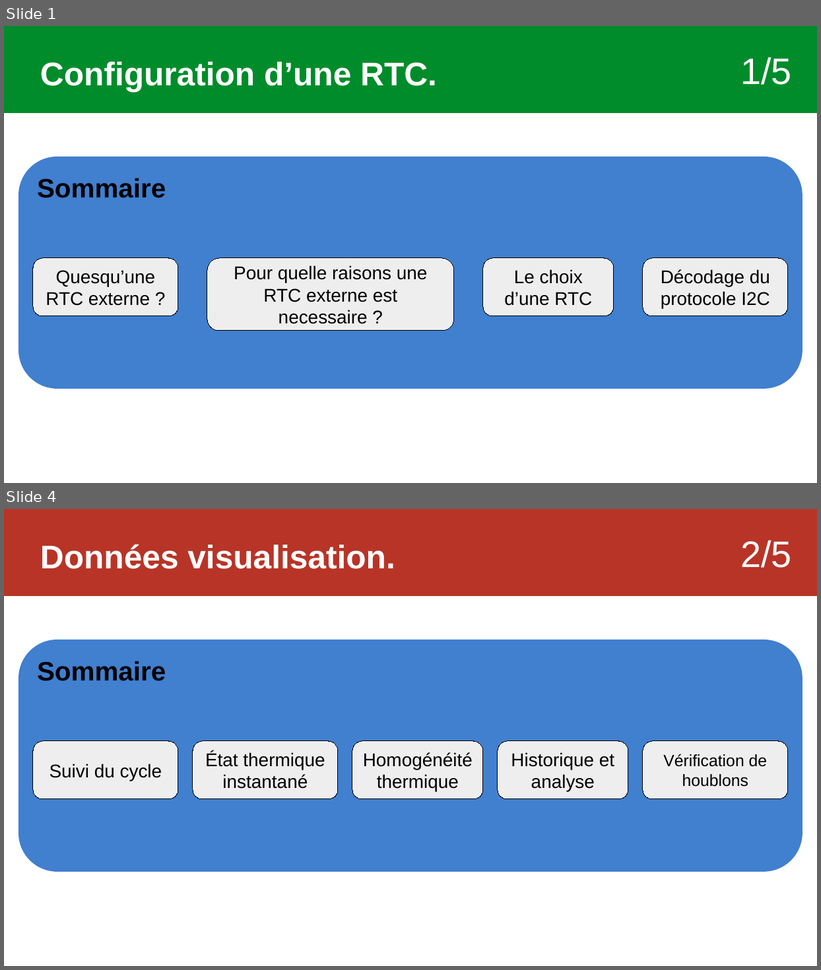
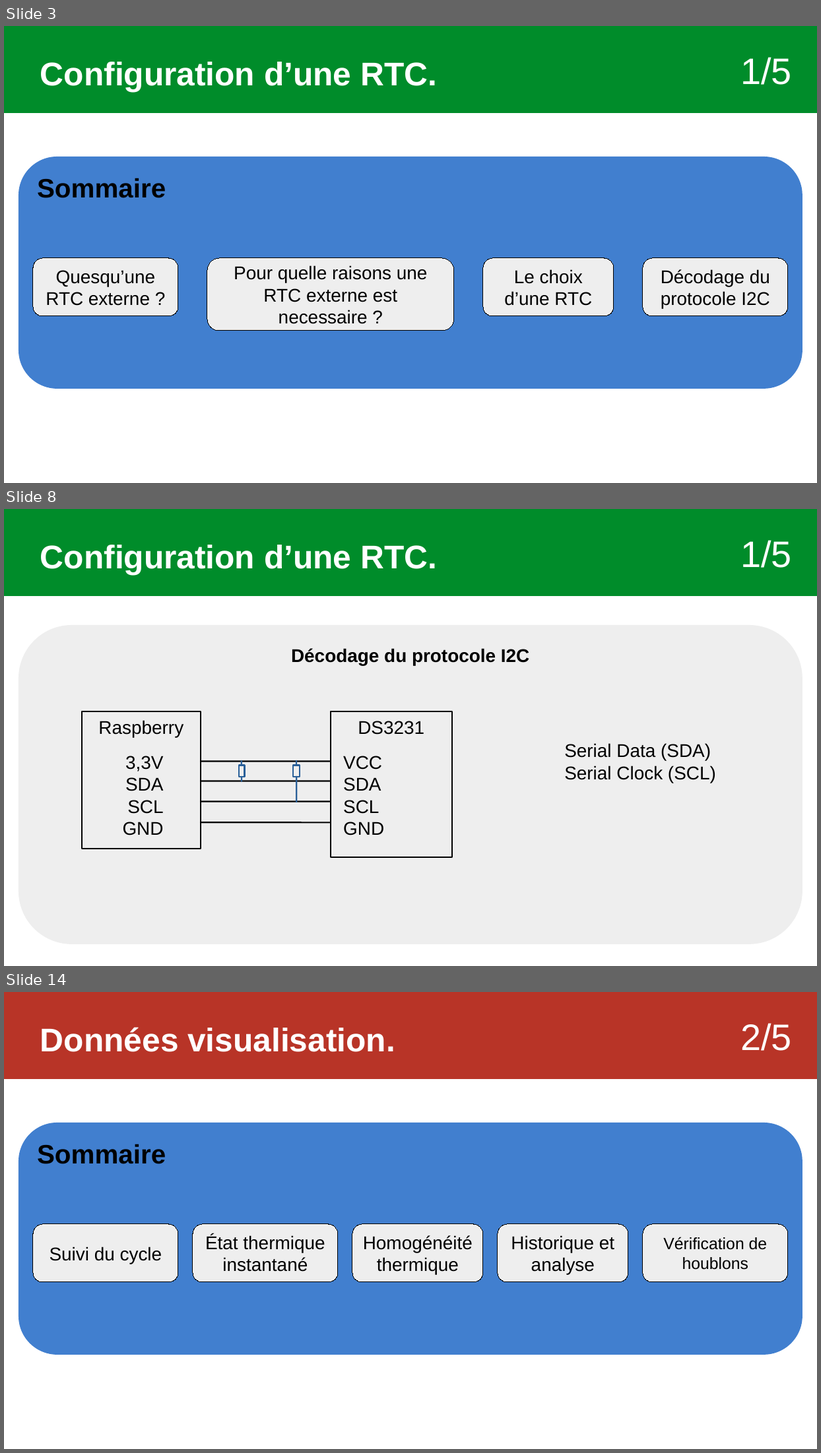
Before and after one commit to Sauvage89/sechoir-houblon, a slide deck: doc/diaporama/revu2/revu2_sauvage.odp. Shown one above the other, each under a label of ours: slides 1 and 4 before the commit, slides 3, 8 and 14 after it; the slides between them are not shown. The pictures are 821x970 and 821x1453 pixels, drawn with LibreOffice and Linux fonts; fonts in the diff are those of the drawing. Boxes give left, top, right and bottom in pixels: in the first picture for what was removed or moved away, otherwise in the second. Text is boxed around its words. In the diff, an @@ line names an element or a change of style, - is before the commit and + after.

```diff
--- a/doc/diaporama/revu2/revu2_sauvage.odp
+++ b/doc/diaporama/revu2/revu2_sauvage.odp
@@ slide 8 added at [4,509,817,966], background #FFFFFF @@
@@ rectangle added at [4,509,817,596], fill #008C2A @@
@@ text added at [40,545,437,575], 32 pt, text #FFFFFF, bold @@
+Configuration d’une RTC.
@@ text added at [741,540,792,568], 36 pt, text #FFFFFF @@
+1/5
@@ rounded rectangle added at [19,625,803,945], fill #EEEEEE, 18 pt, text #000000, bold @@
+Décodage du protocole I2C
@@ text added at [564,743,716,783], 18 pt, text #000000 @@
+Serial Data (SDA)
+Serial Clock (SCL)
@@ group added at [83,712,453,858]: 8 lines, 4 rectangles, 2 texts @@
+Raspberry
+DS3231
+VCC
+SDA
+SCL
+GND
+3,3V
+SDA
+SCL
+GND
@@ what was slide 1 is now slide 3 @@
@@ what was slide 4 is now slide 14 @@
```
Also in this commit, not shown: 6 slides changed, 22 other slides added, 4 other files.
